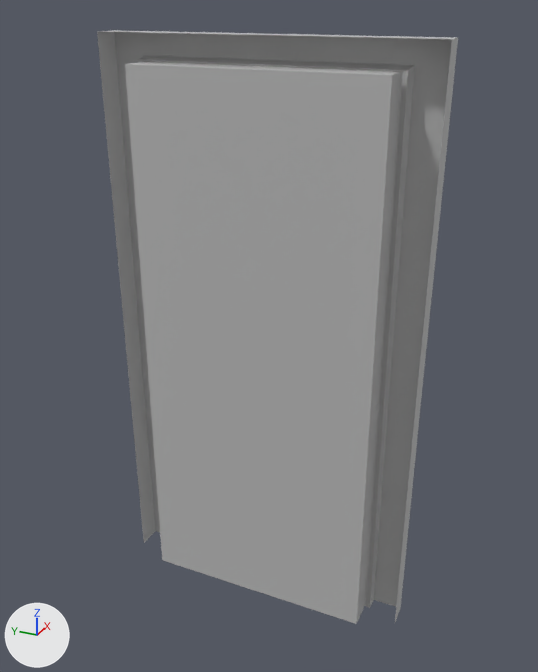
An edit to the FBX model Assets/Art/Models/Puerta/Puerta completa.fbx, drawn before and after from the same camera.
Both versions are drawn from a 50 mm lens placed at (-2.51, -1.16, 2.33), pointed at (0.02, -0.02, 1.06). Lighting does not change. The marker at lower left points along +X, +Y and +Z. Where no turn or scale is listed for an object, it has been applied to the vertices.

The first picture shows 'Marcopuerta', 'Puerta'.
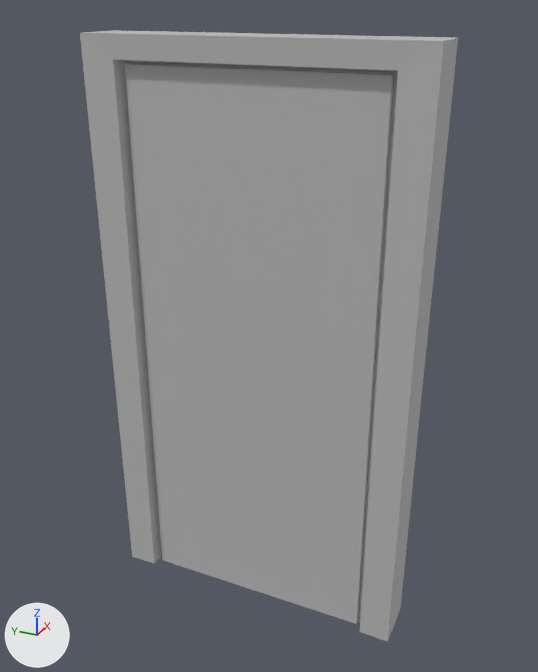
Boxes (x1, y1, x2, y2) around the edits, measured in the pictures (538 x 672 px):
'Marcopuerta1', added: after (80, 31, 452, 642)
'Marcopuerta', unchanged, covered by the edit: before (97, 30, 458, 622); after (99, 30, 458, 622)

Patch to the scene script:
```diff
--- a/Assets/Art/Models/Puerta/Puerta completa.fbx.py
+++ b/Assets/Art/Models/Puerta/Puerta completa.fbx.py
@@ me_mesh_004 @@
+me_mesh_004.from_pydata(...)  # 160 vertices, 134 faces; spans x -0.1..0.0, y -0.16..1.16, z 0.0..2.41
+me_mesh_004.materials.append(mat_blinn7)  # grey #bcbcbc
@@ ob_marcopuerta1 @@
+ob_marcopuerta1 = bpy.data.objects.new('Marcopuerta1', me_mesh_004)
+ob_marcopuerta1.location = (-0.021, -0.5, -0.201)
```
